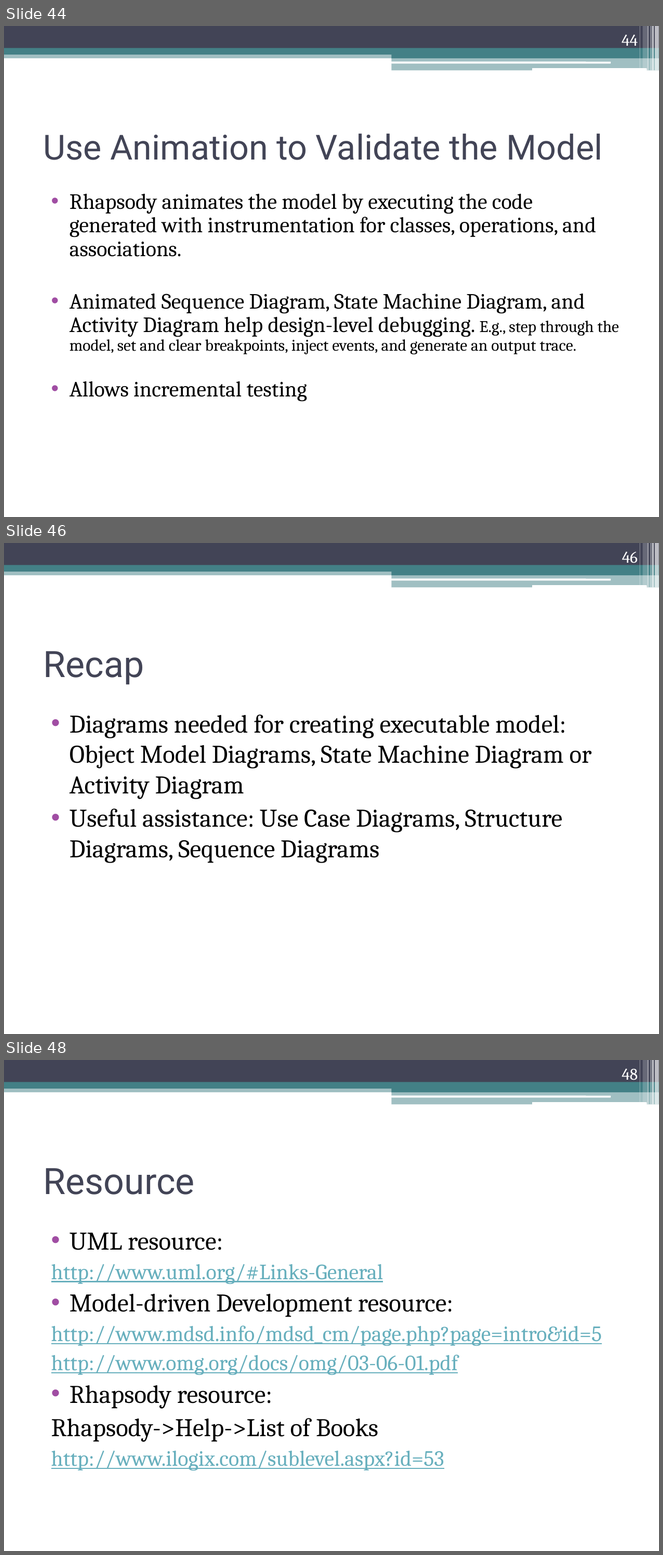
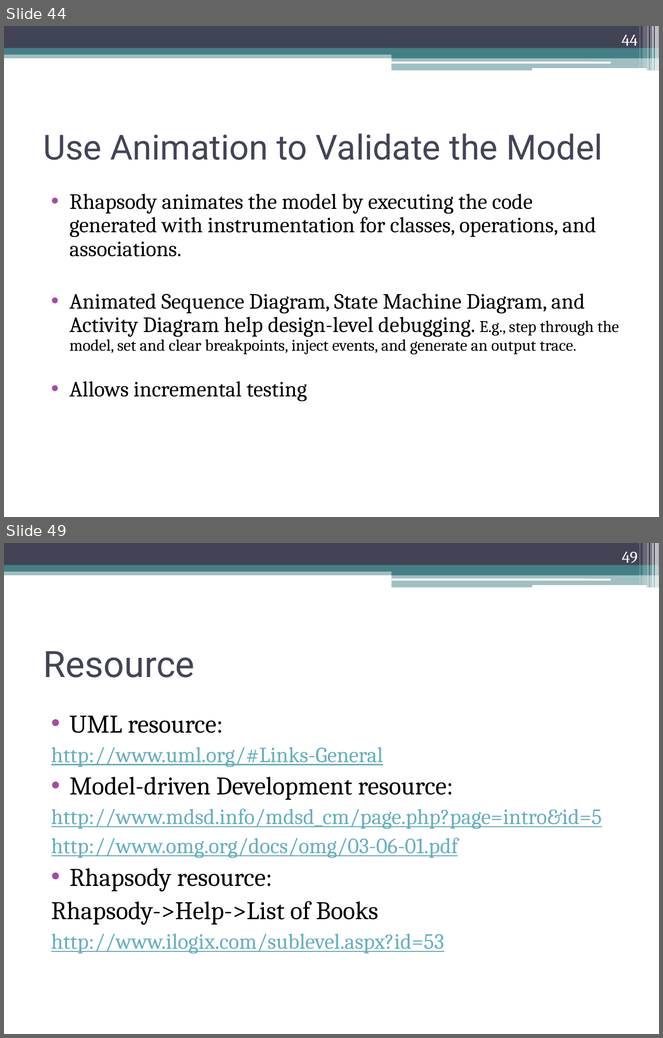
Before and after one commit to adenner/srs509, a slide deck: Final Presentation/Team 2 409-509 Final Presentation.pptx. Shown one above the other, each under a label of ours: slides 44, 46 and 48 before the commit, slides 44 and 49 after it; the slides between them are not shown. The pictures are 663x1555 and 663x1038 pixels, drawn with LibreOffice and Linux fonts; fonts in the diff are those of the drawing. Boxes give left, top, right and bottom in pixels: in the first picture for what was removed or moved away, otherwise in the second. Text is boxed around its words. In the diff, an @@ line names an element or a change of style, - is before the commit and + after.

```diff
--- a/Final Presentation/Team 2 409-509 Final Presentation.pptx
+++ b/Final Presentation/Team 2 409-509 Final Presentation.pptx
@@ slide 46 removed at (4, 543, 659, 1034), background #FFFFFF; not listed: 13 template elements that a slide beside it also shows @@
@@ page number removed at (622, 551, 638, 566) @@
-46
@@ title removed at (43, 651, 144, 685) @@
-Recap
@@ text removed at (70, 715, 592, 863) @@
-• Diagrams needed for creating executable model: Object Model Diagrams, State Machine Diagram or Activity Diagram
-• Useful assistance: Use Case Diagrams, Structure Diagrams, Sequence Diagrams
@@ what was slide 48 is now slide 49 @@
@@ page number at (622, 551, 638, 566): text changed @@
-48
+49
```
Also in this commit, not shown: 2 slides changed, 4 slides added, 2 other slides removed.
